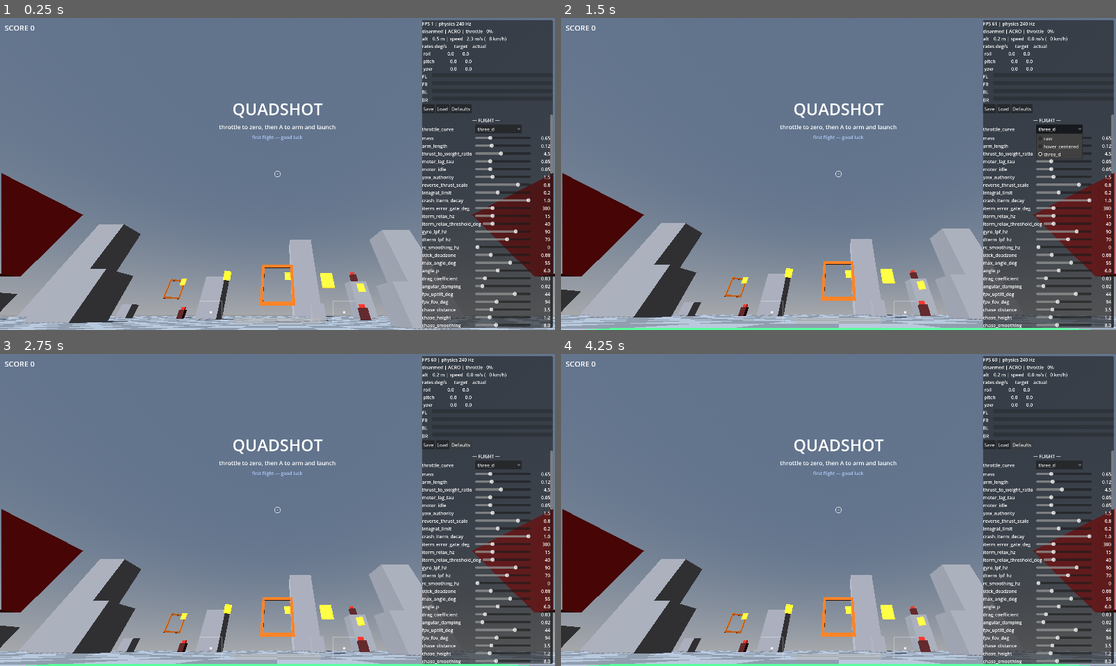
Above: before the commit, frames 1-4 (two rows, left to right).
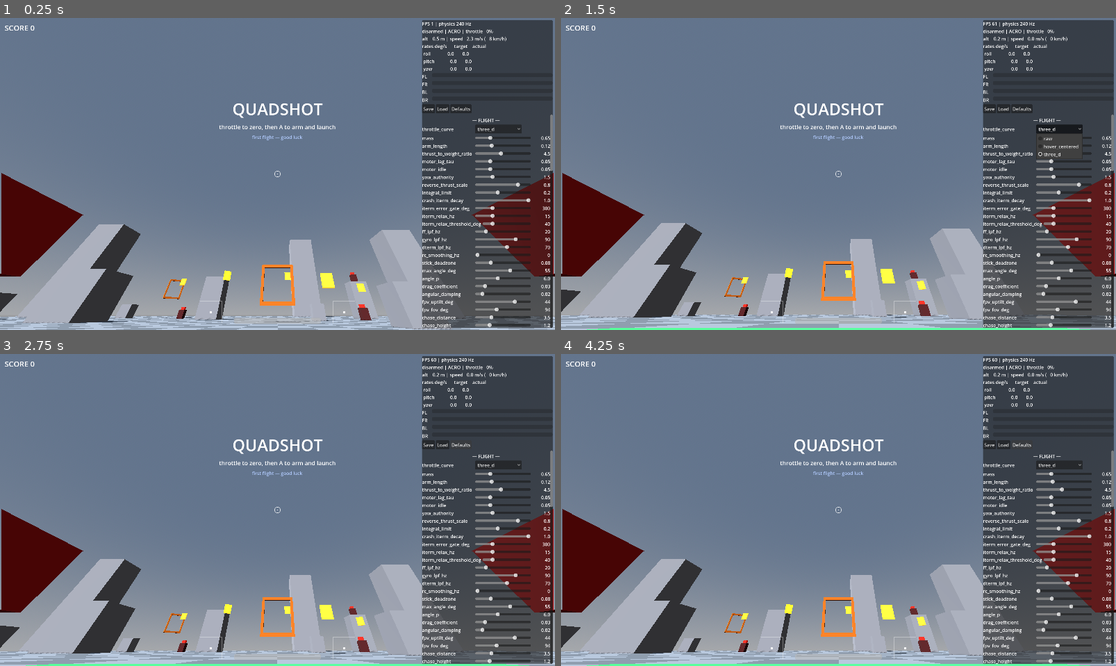
Above: after the commit, the same moments.

Repository: EhudVardi/QuadShot
Game: Godot game, scene res://scenes/main.tscn
Two runs of this game, one before a commit and one after it. Both use one fixed random seed, a clock stepped at 60 frames per second and the inputs below.
Inputs:
- Up to frame 1 (0.25 s): no input
- Up to frame 2 (1.5 s): click "Defaults" at 0.5 s; click "three_d" at 1.25 s
- Up to frame 3 (2.75 s): click "Defaults" at 2 s
- Up to frame 4 (4.25 s): click "three_d" at 2.75 s; click "Defaults" at 3.5 s

The runs differ from the first frame. In frame 1, 1.0% of the frame differs, in the area x 76-100%, y 48-100%; in frame 2, 1.0%; in frame 3, 1.0%; in frame 4, 1.0%.

Commit message:
Feedforward on the setpoint derivative (Betaflight FF)
rate_ff pushes rotation the instant the stick moves instead of waiting
for tracking error to build, letting P stay modest without mushy stick
response. The raw derivative is spiky (gamepad ADC steps), so it runs
through its own low-pass (ff_lpf_hz, default 20). Defaults to zero so
the baked feel is untouched until the pilot dials it in.

Diff:
--- a/resources/default_flight_config.tres
+++ b/resources/default_flight_config.tres
@@ -19,6 +19,8 @@
 rate_p = Vector3(0.004, 0.004, 0.004)
 rate_i = Vector3(0.002, 0.002, 0.002)
 rate_d = Vector3(3e-05, 3e-05, 3e-05)
+rate_ff = Vector3(0, 0, 0)
+ff_lpf_hz = 20.0
 integral_limit = 0.2
 crash_iterm_decay = 1.0
 iterm_error_gate_deg = 300.0
--- a/resources/flight_config.gd
+++ b/resources/flight_config.gd
@@ -46,6 +46,13 @@
 @export var rate_p: Vector3 = Vector3(0.004, 0.004, 0.004)
 @export var rate_i: Vector3 = Vector3(0.002, 0.002, 0.002)
 @export var rate_d: Vector3 = Vector3(0.00003, 0.00003, 0.00003)
+## Feedforward on the setpoint derivative (Betaflight FF): pushes rotation
+## the instant the stick moves instead of waiting for error to build, so P
+## can stay modest without mushy stick response. 0 = off (baked feel).
+@export var rate_ff: Vector3 = Vector3.ZERO
+## Low-pass on the FF term — gamepad ADC steps make the raw setpoint
+## derivative spiky. 0 = unfiltered.
+@export var ff_lpf_hz: float = 20.0
 ## Clamp on the I term's output contribution (anti-windup), motor units.
 @export var integral_limit: float = 0.2
 ## Per-tick fraction of the I term discarded while in a crash condition:
--- a/scripts/drone/rate_controller.gd
+++ b/scripts/drone/rate_controller.gd
@@ -14,7 +14,9 @@
 var _gyro_filtered: Vector3 = Vector3.ZERO
 var _d_filtered: Vector3 = Vector3.ZERO
 var _setpoint_filtered: Vector3 = Vector3.ZERO
+var _ff_filtered: Vector3 = Vector3.ZERO
 var _last_measured: Vector3 = Vector3.ZERO
+var _last_target: Vector3 = Vector3.ZERO
 var _has_last_measured: bool = false
 
 
@@ -58,16 +60,24 @@
 					-config.integral_limit, config.integral_limit)
 
 	var d_raw: Vector3 = Vector3.ZERO
+	var ff_raw: Vector3 = Vector3.ZERO
 	if _has_last_measured and delta > 0.0:
 		d_raw = (_gyro_filtered - _last_measured) / delta
+		ff_raw = (target - _last_target) / delta
 	_last_measured = _gyro_filtered
+	_last_target = target
 	_has_last_measured = true
 	if config.dterm_lpf_hz > 0.0:
 		_d_filtered += (d_raw - _d_filtered) * _lpf_alpha(config.dterm_lpf_hz, delta)
 	else:
 		_d_filtered = d_raw
+	if config.ff_lpf_hz > 0.0:
+		_ff_filtered += (ff_raw - _ff_filtered) * _lpf_alpha(config.ff_lpf_hz, delta)
+	else:
+		_ff_filtered = ff_raw
 
-	return config.rate_p * error + _i_term - config.rate_d * _d_filtered
+	return config.rate_p * error + _i_term - config.rate_d * _d_filtered \
+			+ config.rate_ff * _ff_filtered
 
 
 ## Telemetry view of the integrator's output contribution (overlay/blackbox).
@@ -82,6 +92,8 @@
 	_gyro_filtered = Vector3.ZERO
 	_d_filtered = Vector3.ZERO
 	_setpoint_filtered = Vector3.ZERO
+	_ff_filtered = Vector3.ZERO
+	_last_target = Vector3.ZERO
 	_has_last_measured = false
 
 
--- a/scripts/ui/debug_overlay.gd
+++ b/scripts/ui/debug_overlay.gd
@@ -39,6 +39,7 @@
 	["iterm_error_gate_deg", 0.0, 1000.0, 10.0],
 	["iterm_relax_hz", 0.0, 50.0, 1.0],
 	["iterm_relax_threshold_deg", 5.0, 200.0, 5.0],
+	["ff_lpf_hz", 0.0, 120.0, 1.0],
 	["gyro_lpf_hz", 0.0, 120.0, 1.0],
 	["dterm_lpf_hz", 0.0, 120.0, 1.0],
 	["rc_smoothing_hz", 0.0, 120.0, 1.0],
@@ -62,6 +63,7 @@
 	["rate_p", 0.0, 0.02, 0.0001],
 	["rate_i", 0.0, 0.01, 0.0001],
 	["rate_d", 0.0, 0.0003, 0.000005],
+	["rate_ff", 0.0, 0.003, 0.00005],
 ]
 
 const _COMBAT_FLOAT_ROWS: Array[Array] = [
